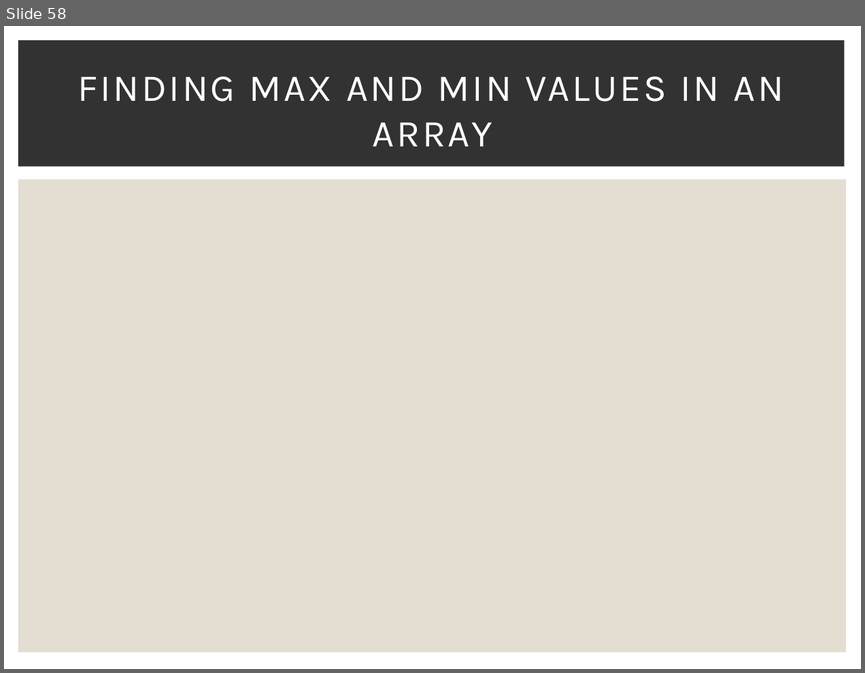
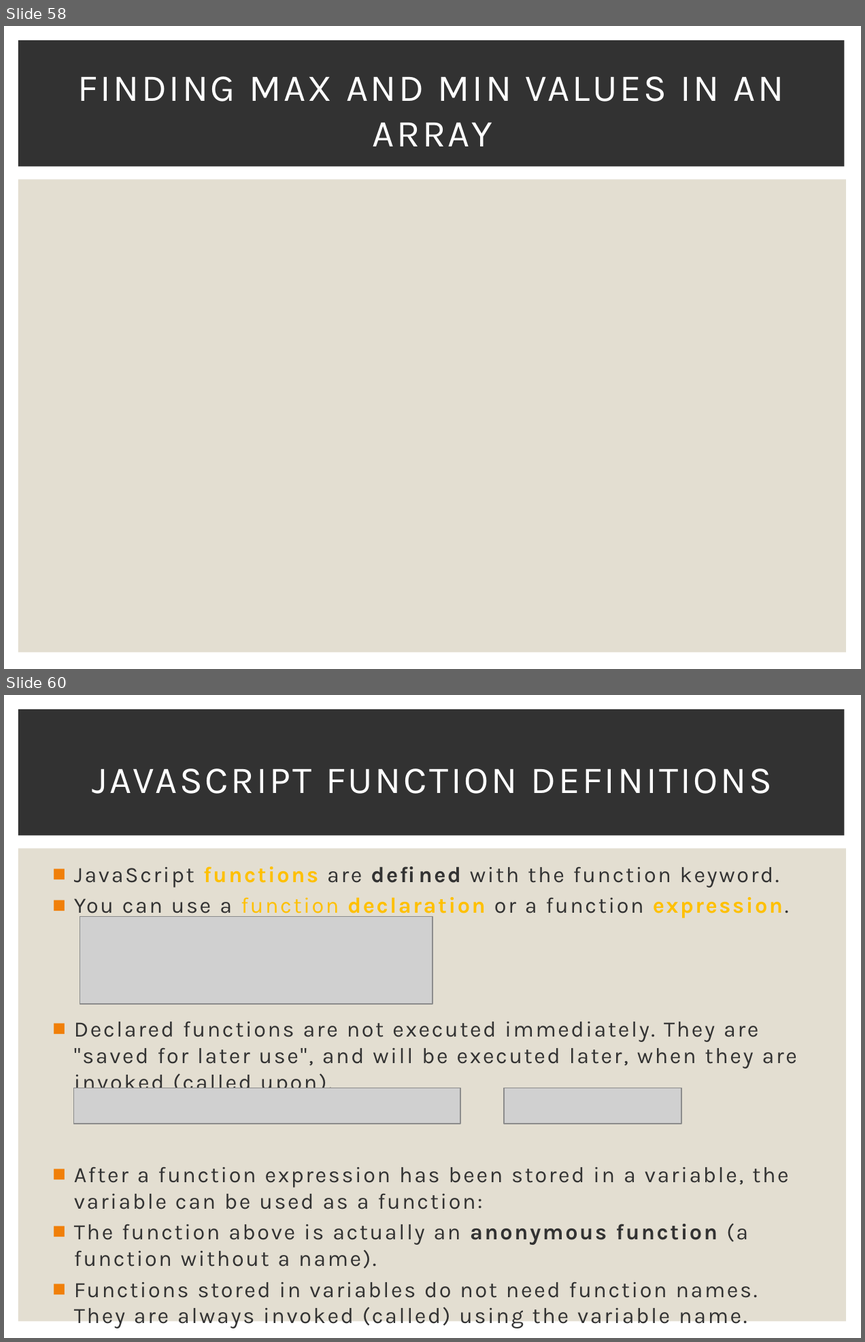
Before and after one commit to Karamihova/Fundamentals-JS, a slide deck: Programming Prep.pptx. Shown one above the other, each under a label of ours: slide 58 before the commit, slides 58 and 60 after it; the slides between them are not shown. The pictures are 865x673 and 865x1342 pixels, drawn with LibreOffice and Linux fonts; fonts in the diff are those of the drawing; grey boxes stand for pictures. Boxes give left, top, right and bottom in pixels: in the first picture for what was removed or moved away, otherwise in the second. Text is boxed around its words. In the diff, an @@ line names an element or a change of style, - is before the commit and + after.

Commit message:
Exercise Functions

```diff
--- a/Programming Prep.pptx
+++ b/Programming Prep.pptx
@@ slide 60 added at (4,695,861,1338), background #FFFFFF; not listed: 2 template elements that a slide beside it also shows @@
@@ title added at (92,768,772,794), 32 pt, text #FFFFFF @@
+JAVASCRIPT FUNCTION DEFINITIONS
@@ text added at (74,866,797,1329), 18.5 pt, text #323232 @@
+■ JavaScript functions are defined with the function keyword.
+■ You can use a function declaration or a function expression.
+■ Declared functions are not executed immediately. They are "saved for later use", and will be executed later, when they are invoked (called upon).
+■ After a function expression has been stored in a variable, the variable can be used as a function:
+■ The function above is actually an anonymous function (a function without a name).
+■ Functions stored in variables do not need function names. They are always invoked (called) using the variable name.
@@ picture added at (80,916,432,1004) @@
@@ picture added at (74,1087,461,1123) @@
@@ picture added at (504,1087,681,1123) @@
```
Also in this commit, not shown: 28 other slides added, 7 other files.
